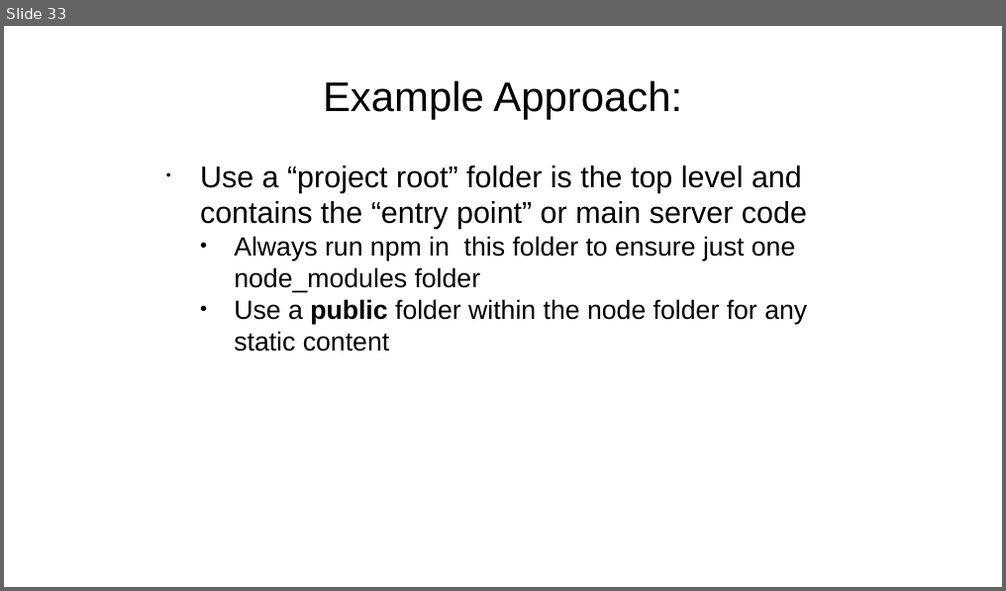
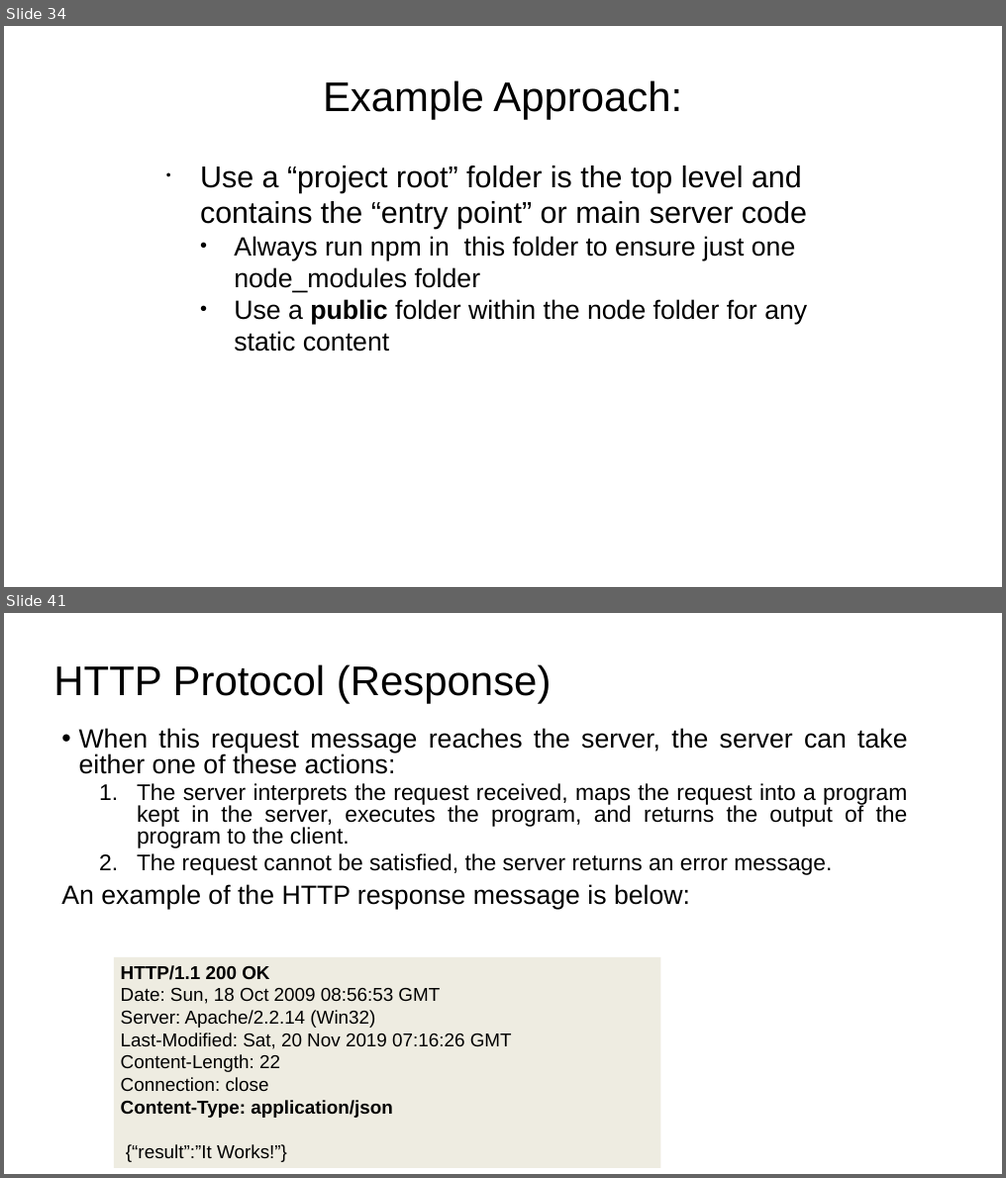
Before and after one commit to diarmuidoconnor/wad2, a slide deck: topic07/talk-1/node-2019.pptx. Shown one above the other, each under a label of ours: slide 33 before the commit, slides 34 and 41 after it; the slides between them are not shown. The pictures are 1006x591 and 1006x1178 pixels, drawn with LibreOffice and Linux fonts; fonts in the diff are those of the drawing. Boxes give left, top, right and bottom in pixels: in the first picture for what was removed or moved away, otherwise in the second. Text is boxed around its words. In the diff, an @@ line names an element or a change of style, - is before the commit and + after.

```diff
--- a/topic07/talk-1/node-2019.pptx
+++ b/topic07/talk-1/node-2019.pptx
@@ slide 41 added at box(4, 613, 1002, 1174), background #FFFFFF @@
@@ title added at box(54, 664, 551, 704), 44 pt, text #000000 @@
+HTTP Protocol (Response)
@@ text added at box(61, 728, 908, 910), 24 pt, text #000000 @@
+• When this request message reaches the server, the server can take either one of these actions:
+  1. The server interprets the request received, maps the request into a program kept in the server, executes the program, and returns the output of the program to the client.
+  2. The request cannot be satisfied, the server returns an error message.
+An example of the HTTP response message is below:
@@ rectangle added at box(114, 958, 661, 1168), fill #EEECE1, 19.8 pt, text #000000 @@
+HTTP/1.1 200 OK
+Date: Sun, 18 Oct 2009 08:56:53 GMT
+Server: Apache/2.2.14 (Win32)
+Last-Modified: Sat, 20 Nov 2019 07:16:26 GMT
+Content-Length: 22
+Connection: close
+Content-Type: application/json
+{“result”:”It Works!”}
@@ what was slide 33 is now slide 34 @@
```
Also in this commit, not shown: 4 slides changed, 20 other slides added, 19 other files.
